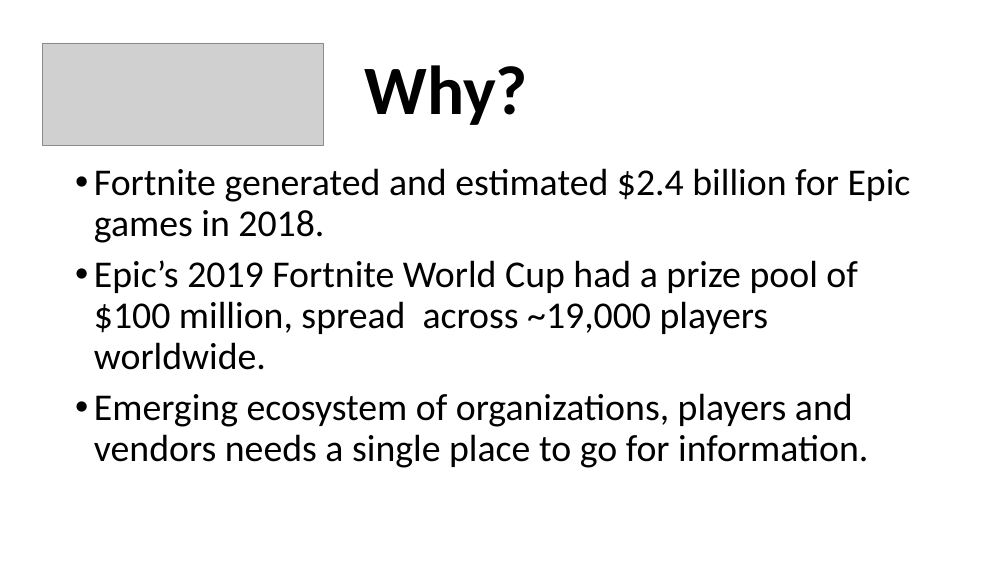
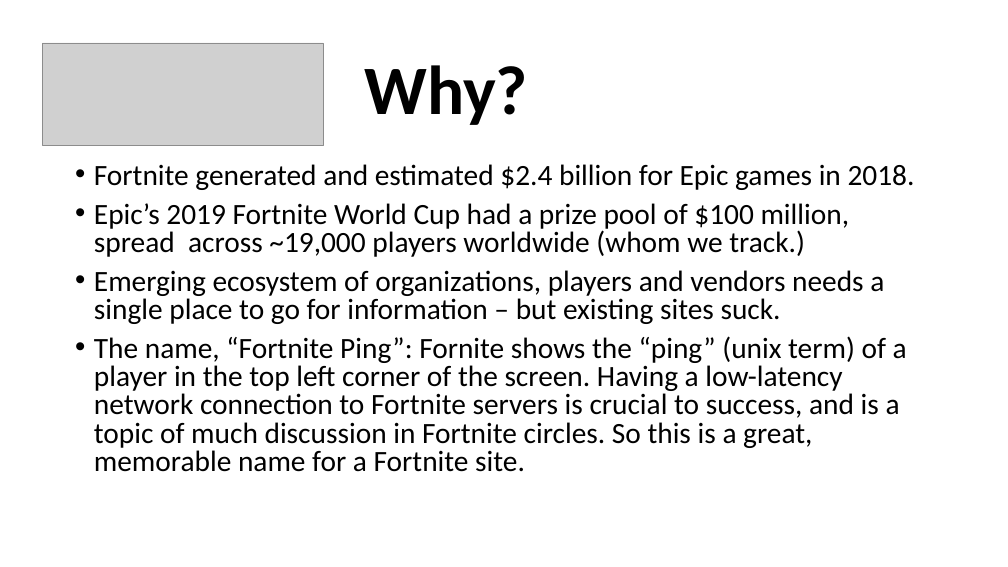
Before and after one commit to smckissock/fortnite, a slide deck: slide 2 of doc/Fortnite Ping Tiny Seed 2019-12-02.pptx. Drawn at 1008x567 pixels with LibreOffice and Linux fonts; fonts in the diff are those of the drawing; grey boxes stand for pictures. Boxes give left, top, right and bottom in pixels: in the first picture for what was removed or moved away, otherwise in the second. Text is boxed around its words. In the diff, an @@ line names an element or a change of style, - is before the commit and + after.

```diff
--- a/doc/Fortnite Ping Tiny Seed 2019-12-02.pptx
+++ b/doc/Fortnite Ping Tiny Seed 2019-12-02.pptx
@@ text at bbox=[94, 164, 915, 190]: size 36 to 28 pt in "Fortnite generated and estimated $2.4 billion for ..."; line spacing 0.9 to 0.8 @@
@@ text at bbox=[94, 203, 907, 472]: text changed; size 36 to 28 pt @@
-• Epic’s 2019 Fortnite World Cup had a prize pool of $100 million, spread across ~19,000 players worldwide.
-• Emerging ecosystem of organizations, players and vendors needs a single place to go for information.
+• Epic’s 2019 Fortnite World Cup had a prize pool of $100 million, spread across ~19,000 players worldwide (whom we track.)
+• Emerging ecosystem of organizations, players and vendors needs a single place to go for information – but existing sites suck.
+• The name, “Fortnite Ping”: Fornite shows the “ping” (unix term) of a player in the top left corner of the screen. Having a low-latency network connection to Fortnite servers is crucial to success, and is a topic of much discussion in Fortnite circles. So this is a great, memorable name for a Fortnite site.
```
Also in this commit, not shown: 4 other slides changed, 9 slides added, 2 slides removed, 2 other files.
